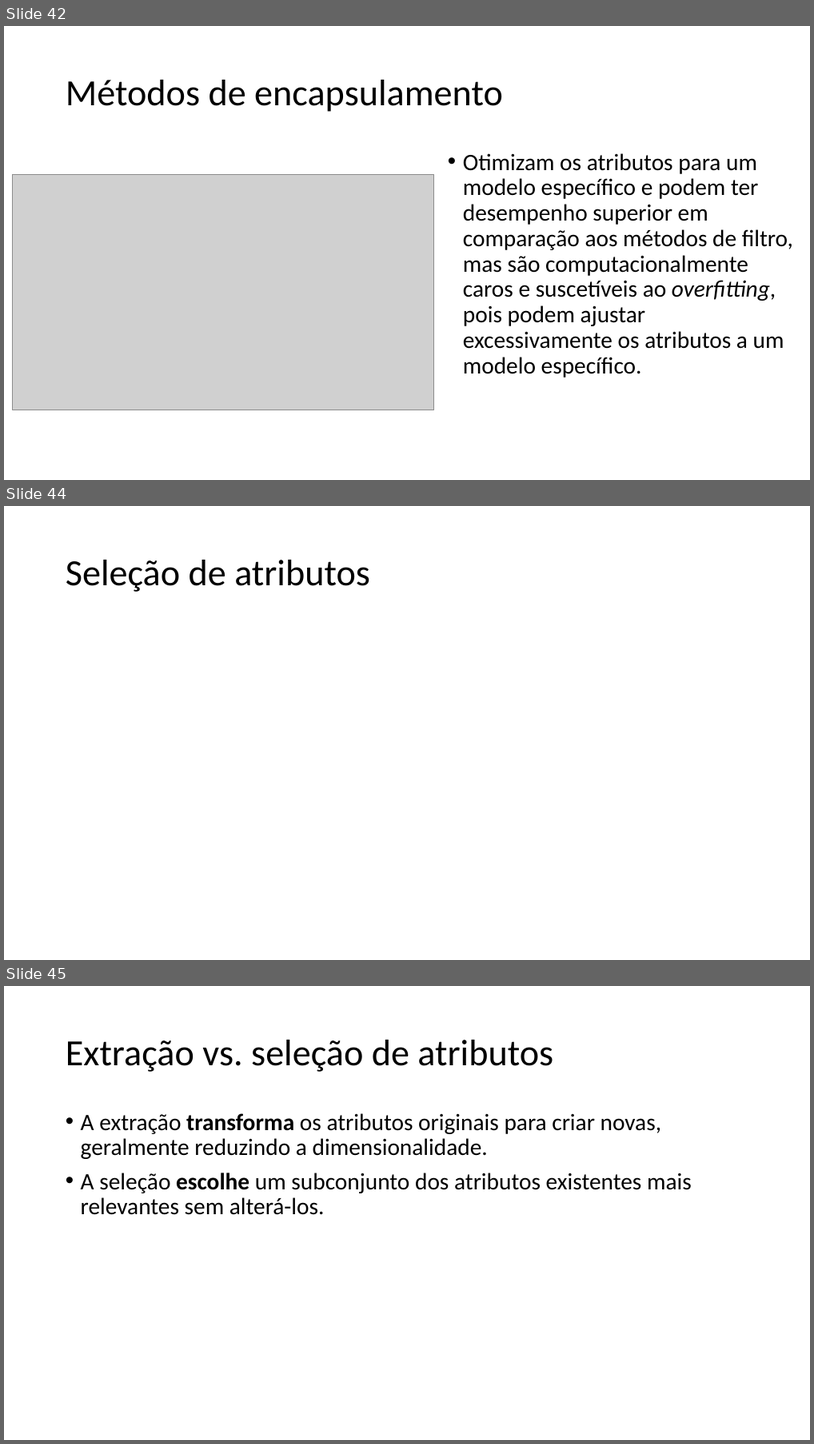
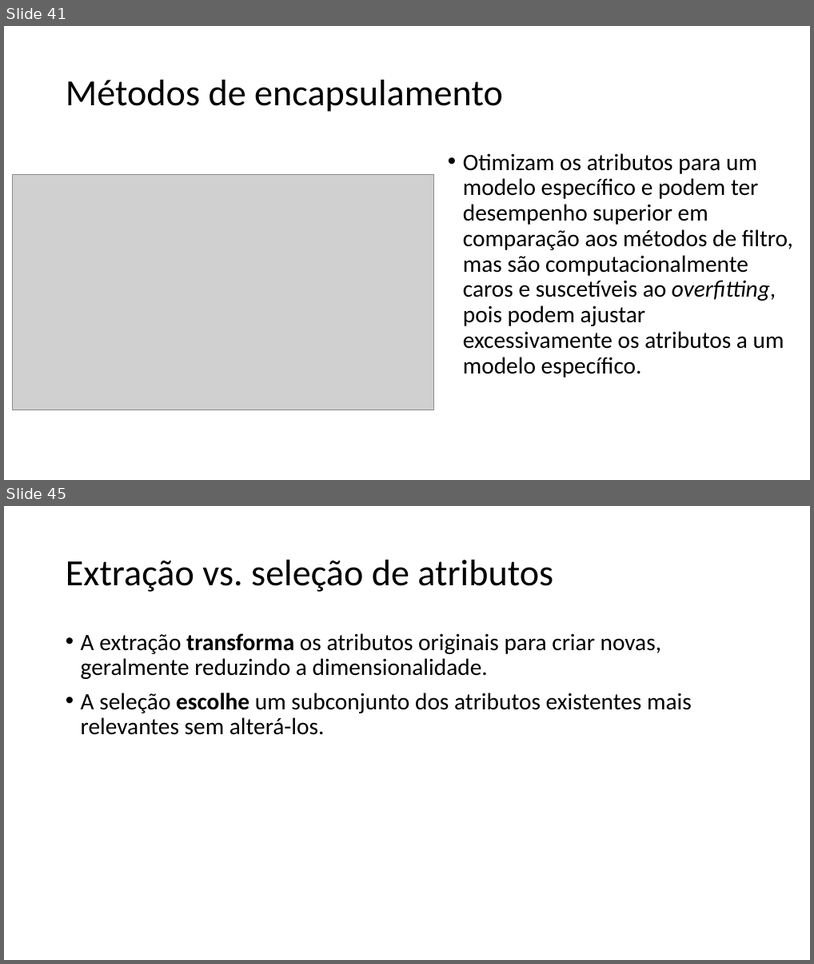
Before and after one commit to zz4fap/c24_inteligencia_artificial, a slide deck: slides/C24_Transformações.pptx. Shown one above the other, each under a label of ours: slides 42, 44 and 45 before the commit, slides 41 and 45 after it; the slides between them are not shown. The pictures are 814x1444 and 814x964 pixels, drawn with LibreOffice and Linux fonts; fonts in the diff are those of the drawing; grey boxes stand for pictures. Boxes give left, top, right and bottom in pixels: in the first picture for what was removed or moved away, otherwise in the second. Text is boxed around its words. In the diff, an @@ line names an element or a change of style, - is before the commit and + after.

```diff
--- a/slides/C24_Transformações.pptx
+++ b/slides/C24_Transformações.pptx
@@ slide 44 removed at (4,506,810,960), background #FFFFFF @@
@@ title removed at (66,560,370,592) @@
-Seleção de atributos
@@ what was slide 42 is now slide 41 @@
```
Also in this commit, not shown: 6 slides changed, 2 slides added, 3 other slides removed.
